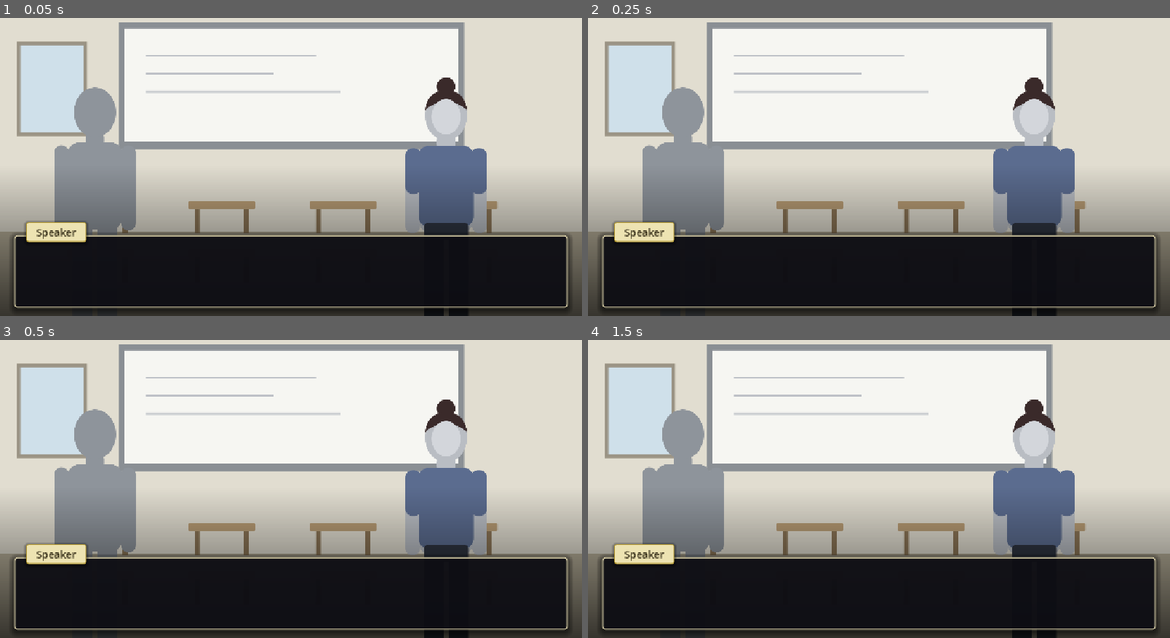
Above: before the commit, frames 1-4 (two rows, left to right).
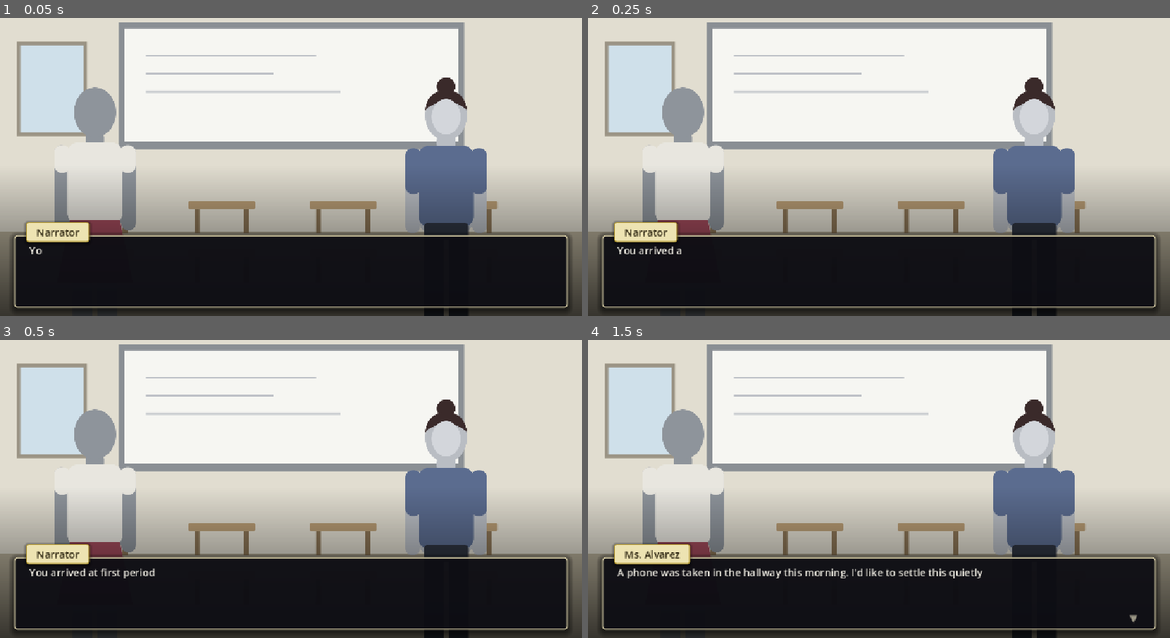
Above: after the commit, the same moments.

Repository: Samsong1018/philosophy
Game: Godot game, scene res://Scenes/scene_four.tscn
Two runs of this game, one before a commit and one after it. Both use one fixed random seed, a clock stepped at 60 frames per second and the inputs below. This scene is started directly instead of the project's main scene.
Inputs (mouse positions are in pixels of both pictures, inside the frame that each line leads up to):
- Up to frame 1 (0.05 s): no input
- Up to frame 2 (0.25 s): no input
- Up to frame 3 (0.5 s): no input
- Up to frame 4 (1.5 s): tap Enter (ui_accept) at 0.5, 0.77, 1.25 s; move the mouse to (1007, 459) at 0.52 s; click (1007, 459) at 0.67 s; move the mouse to (762, 491) at 1.27 s; click (762, 491) at 1.42 s

The runs differ from the first frame. In frame 1, 3.3% of the frame differs, in the area x 5-24%, y 41-80%; in frame 2, 3.5%; in frame 3, 3.6%; in frame 4, 4.3%, in the area x 5-95%, y 41-96%.
Error before the commit: Invalid assignment of property or key 'texture' with value of type 'CompressedTexture2D' on a base object of type 'null instance'. (res://Scripts/scene_four.gd…
Error after the commit: Attempt to call function 'ask' in base 'null instance' on a null instance. (res://Scripts/scene_four.gd:17)

Commit message:
scene four, five, and start of ending

Diff:
--- /dev/null
+++ b/Scenes/ending.tscn
@@ -0,0 +1,3 @@
+[gd_scene format=3 uid="uid://cqj1f1r035oq3"]
+
+[node name="ending" type="Node2D" unique_id=1487618100]
--- /dev/null
+++ b/Scenes/player.tscn
@@ -0,0 +1,14 @@
+[gd_scene format=3 uid="uid://l2dyfs6eij3a"]
+
+[ext_resource type="Script" uid="uid://bux0doxwhuu8n" path="res://Scripts/player.gd" id="1_cvnsp"]
+[ext_resource type="Texture2D" uid="uid://mmcqr1nrl2sj" path="res://Assets/char_player_base.svg" id="2_6t5aa"]
+
+[node name="player" type="Node2D" unique_id=196098057]
+script = ExtResource("1_cvnsp")
+
+[node name="body" type="Sprite2D" parent="." unique_id=1462840608]
+texture = ExtResource("2_6t5aa")
+
+[node name="clothes" type="Sprite2D" parent="." unique_id=1586708392]
+
+[node name="tags" type="Node2D" parent="." unique_id=336597798]
--- /dev/null
+++ b/Scenes/scene_five.tscn
@@ -0,0 +1,31 @@
+[gd_scene format=3 uid="uid://dntlwn25s7kc8"]
+
+[ext_resource type="Script" uid="uid://kic55fser751" path="res://Scripts/scene_five.gd" id="1_mndje"]
+[ext_resource type="Texture2D" uid="uid://br7dn2hmj4cau" path="res://Assets/bg_cafeteria.svg" id="1_wce7l"]
+[ext_resource type="PackedScene" path="res://Scenes/text_box.tscn" id="2_mndje"]
+[ext_resource type="Texture2D" uid="uid://mmcqr1nrl2sj" path="res://Assets/char_player_base.svg" id="4_a812v"]
+[ext_resource type="Texture2D" uid="uid://fp26ebdm1u23" path="res://Assets/char_kai.svg" id="5_dbiht"]
+
+[node name="scene_five" type="Node2D" unique_id=1154678168]
+script = ExtResource("1_mndje")
+
+[node name="background" type="Sprite2D" parent="." unique_id=2013358645]
+position = Vector2(578, 323)
+texture = ExtResource("1_wce7l")
+
+[node name="TextBox" parent="." unique_id=784999486 instance=ExtResource("2_mndje")]
+
+[node name="player" type="Node2D" parent="." unique_id=1237018826]
+position = Vector2(222.99998, 398)
+scale = Vector2(0.7, 0.7)
+
+[node name="body" type="Sprite2D" parent="player" unique_id=1858780837]
+texture = ExtResource("4_a812v")
+
+[node name="clothes" type="Sprite2D" parent="player" unique_id=1167121934]
+
+[node name="kai" type="Sprite2D" parent="." unique_id=1147204730]
+visible = false
+position = Vector2(886.00006, 420)
+scale = Vector2(0.7, 0.7)
+texture = ExtResource("5_dbiht")
--- a/Scenes/scene_four.tscn
+++ b/Scenes/scene_four.tscn
@@ -15,14 +15,14 @@
 
 [node name="TextBox" parent="." unique_id=1295997867 instance=ExtResource("2_kalhj")]
 
-[node name="Player" type="Node2D" parent="." unique_id=1434964462]
+[node name="player" type="Node2D" parent="." unique_id=1434964462]
 position = Vector2(188.00002, 437.00003)
 scale = Vector2(0.65, 0.65)
 
-[node name="Body" type="Sprite2D" parent="Player" unique_id=1452563417]
+[node name="Body" type="Sprite2D" parent="player" unique_id=1452563417]
 texture = ExtResource("3_kalhj")
 
-[node name="Clothes" type="Sprite2D" parent="Player" unique_id=1632519072]
+[node name="clothes" type="Sprite2D" parent="player" unique_id=1632519072]
 
 [node name="teacher" type="Sprite2D" parent="." unique_id=1766924377]
 position = Vector2(883.00006, 443.00003)
--- /dev/null
+++ b/Scripts/player.gd
@@ -0,0 +1,7 @@
+extends Node2D
+
+func _ready() -> void:
+	if player.state["clothes"] == 1:
+		$player/clothes.texture = load("res://Assets/char_player_outfit_jeans_tshirt.svg")
+	elif player.state["clothes"] == 0:
+		$player/clothes.texture = load("res://Assets/char_player_outfit_skirt_tshirt.svg")
--- /dev/null
+++ b/Scripts/scene_five.gd
@@ -0,0 +1,34 @@
+extends Node2D
+
+func _ready() -> void:
+	if player.state["clothes"] == 1:
+		$player/clothes.texture = load("res://Assets/char_player_outfit_jeans_tshirt.svg")
+	elif player.state["clothes"] == 0:
+		$player/clothes.texture = load("res://Assets/char_player_outfit_skirt_tshirt.svg")
+
+	await $TextBox.say("Narrator", "You get in line for lunch. Everyone seems to be sitting by gender.")
+	$kai.visible = true
+	await $TextBox.ask("Kai", "(Kai moves his bag from next to him.)\nI'm not asking which table you're from. Who are you?", [])
+	await $TextBox.say("Narrator", "Nothing on your silhouette changes. This time, no one was keeping count.")
+
+	var response = 0
+	var question = "Dev told me something. That you " + player.state["record"][player.state["record"].length() - 1] + "I only know what I heard. Tell me the rest."
+	response = await $TextBox.ask("Kai", question, ["Not exactly...", "Yeah.", "Ask Dev"])
+
+	if response == 0:
+		var retelling = await $TextBox.ask("You", "What actually happened... ", [])
+		player.state["accounts"].append(retelling)
+		await $TextBox.say("Kai", "Ok that makes sense")
+	elif response == 1:
+		$TextBox.say("Kai", "Okay.")
+	elif response == 2:
+		$TextBox.say("Kai", "*laughs*")
+
+	if player.state["reads"]["conduct"] <= -2:
+		await $TextBox.say("Kai", "You're stubborn. I mean it nicely")
+	elif player.state["reads"]["conduct"] >= 2:
+		await $TextBox.say("Kai", "You're careful. Like you check twice.")
+	else:
+		await $TextBox.say("Kai", "You seem braver than you look.")
+
+	scene_manager.change_scene("res://Scenes/ending.tscn")
--- a/Scripts/scene_four.gd
+++ b/Scripts/scene_four.gd
@@ -6,4 +6,33 @@
 	elif player.state["clothes"] == 0:
 		$player/clothes.texture = load("res://Assets/char_player_outfit_skirt_tshirt.svg")
 
+	await $TextBox.say("Narrator", "You arrived at first period...")
+	await $TextBox.say("Ms. Alvarez", "A phone was taken in the hallway this morning. I'd like to settle this quietly")
+	var response = 0
+	if player.state["phone"] == true:
+		response = await $TextBox.ask("Ms. Alvarez", "(she looks at you) Was it you?", ["I picked it up to give it back.", "No.", "Why are you asking me?"])
+	elif player.state["phone"] == false and player.state["reads"]["conduct"] <= -1:
+		response = await $TextBox.ask("Ms. Alvarez", "(she looks at you) Was it you?", ["I picked it up to give it back.", "No.", "Why are you asking me?"])
+	else:
+		response = await $Textbox.ask("Ms. Alvarez", "Did anyone see anything?", ["I picked it up to give it back.", "No.", "Why are you asking me?"])
+
+	if response == 0:
+		player.state["reads"]["conduct"] += 1
+		player.state["accounts"].append("Student admits to taking the phone")
+	elif response == 1 and player.state["phone"] == true:
+		await $TextBox.say("Narrator", "That is not the whole story, and you both know it")
+		player.state["reads"]["conduct"] -= 1
+		player.state["accounts"].append("Student denies involvement, Did not elaborate")
+	elif response == 1 and player.state["phone"] == false:
+		player.state["reads"]["conduct"] -= 1
+		await $TextBox.say("Ms. Alvarez", "We'll see")
+		player.state["accounts"].append("Student became defensive")
+	elif response == 2:
+		player.state["reads"]["conduct"] -= 1
+		player.state["reads"]["belong"] += 1
+		player.state["friction"] += 1
+
+	if player.state["reads"]["conduct"] <= -3:
+		player.state["record"].append("Detention Slip")
+
 	scene_manager.change_scene("res://Scenes/scene_five.tscn")
--- a/Scripts/you.gd
+++ b/Scripts/you.gd
@@ -13,6 +13,7 @@
 	"tags": [],
 	"accounts": [],
 	"actions": [],
+	"record": [],
 	"reflex_state": 0
 }
 
Not shown, added: Scripts/player.gd.uid
Not shown, added: Scripts/scene_five.gd.uid
